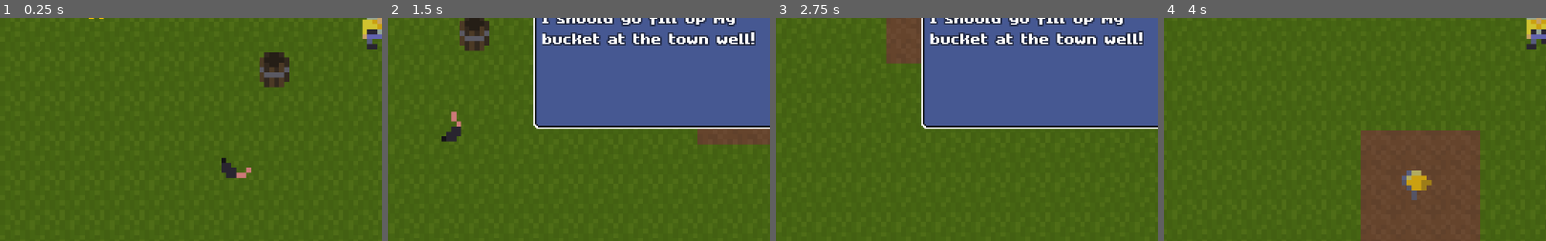
Above: before the commit, frames 1-4 (left to right).
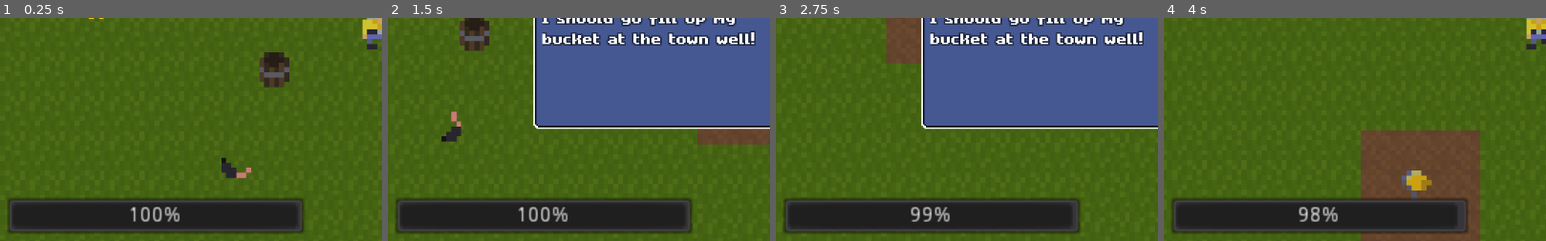
Above: after the commit, the same moments.

Repository: Lemonszz/ld46
Game: Godot game, scene res://Game.tscn
The game is run twice, just before and just after one commit, with the same random seed, the same clock (stepped at 60 frames per second) and the same inputs. The engine's default icon, where the game draws it, is replaced by a stand-in: a white triangle on a blue panel in a dark square.
Inputs:
- Up to frame 1 (0.25 s): no input
- Up to frame 2 (1.5 s): hold D (right) 0.53-1.28 s; tap E (activate) at 0.6 s; hold S (down) from 1.28 s (still down); tap J (quest) at 1.35 s
- Up to frame 3 (2.75 s): release S (down) at 2.03 s; hold D (right) from 2.03 s (still down); tap E (activate) at 2.1 s
- Up to frame 4 (4 s): release D (right) at 2.78 s; hold W (up) 2.78-3.53 s; tap J (quest) at 2.85 s; hold A (left) from 3.53 s (still down); tap E (activate) at 3.6 s
The pictures show only the part of the screen within x 0-50%, y 49-99%; the shares and areas given below are measured in that part.

The runs differ from the first frame. In frame 1, 12% of the frame differs, in the area x 2-80%, y 80-97%; in frame 2, 12%; in frame 3, 12%; in frame 4, 12%.

Commit message:
progress bar

Diff:
--- a/Game.tscn
+++ b/Game.tscn
@@ -8,6 +8,7 @@
 [ext_resource path="res://script/Game.gd" type="Script" id=6]
 [ext_resource path="res://objects/RatPickup.tscn" type="PackedScene" id=7]
 [ext_resource path="res://objects/ChickenPickup.tscn" type="PackedScene" id=8]
+[ext_resource path="res://script/PlantHealth.gd" type="Script" id=9]
 
 [sub_resource type="TileSet" id=1]
 0/name = "Grass"
@@ -64,6 +65,18 @@
 scale = Vector2( 2, 2 )
 transform = Transform2D( 2, 0, 0, 2, 0, 0 )
 
+[node name="PlantHealth" type="ProgressBar" parent="ui"]
+margin_left = 7.31004
+margin_top = 268.203
+margin_right = 207.31
+margin_bottom = 293.203
+rect_min_size = Vector2( 40, 0 )
+value = 50.0
+script = ExtResource( 9 )
+__meta__ = {
+"_edit_use_anchors_": false
+}
+
 [node name="PickupEntity" parent="." instance=ExtResource( 8 )]
 position = Vector2( -47.9852, 0.869026 )
 
--- a/script/Global.gd
+++ b/script/Global.gd
@@ -2,3 +2,4 @@
 
 
 var player : Entity;
+var plant : Plant;
--- a/script/Plant.gd
+++ b/script/Plant.gd
@@ -3,7 +3,7 @@
 
 var health : Healthbar = Healthbar.new(100);
 var decayAmount = 1;
-var decayTimeMax = 10;
+var decayTimeMax = 2;
 var decayTime = decayTimeMax;
 var growth = 0;
 
@@ -11,6 +11,9 @@
 	$st1,
 	$st2
 ];
+
+func _ready():
+	Global.plant = self;
 
 func _process(delta):
 	decayTime -= delta;
--- /dev/null
+++ b/script/PlantHealth.gd
@@ -0,0 +1,5 @@
+extends ProgressBar
+
+func _process(delta):
+	max_value = Global.plant.health.maxValue;
+	value = Global.plant.health.currentValue;
Not shown: 1 places in Game.tscn that only renumber resources
